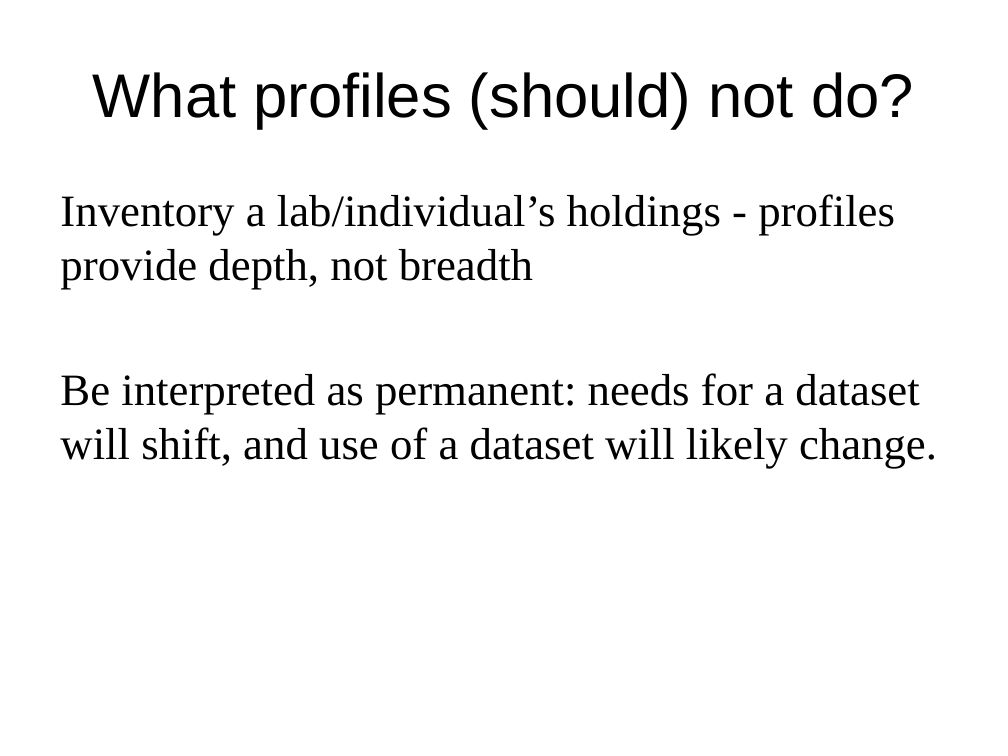
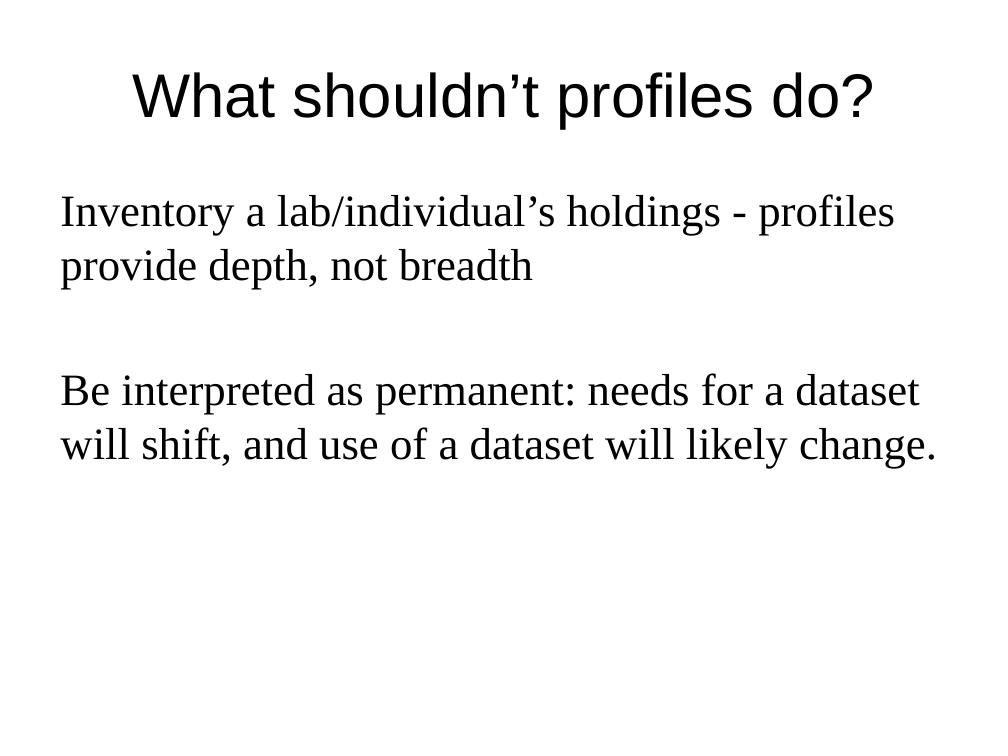
Before and after one commit to DataCurationWorkshop/HongKongCurationWorkshop, a slide deck: slide 6 of Day_1/Lab/Day_1_Lab_DCToolkit.pptx. Drawn at 1008x756 pixels with LibreOffice and Linux fonts; fonts in the diff are those of the drawing; background and template pictures are left out. Boxes give left, top, right and bottom in pixels: in the first picture for what was removed or moved away, otherwise in the second. Text is boxed around its words. In the diff, an @@ line names an element or a change of style, - is before the commit and + after.

```diff
--- a/Day_1/Lab/Day_1_Lab_DCToolkit.pptx
+++ b/Day_1/Lab/Day_1_Lab_DCToolkit.pptx
@@ title at box(132, 72, 875, 129): text changed @@
-What profiles (should) not do?
+What shouldn’t profiles do?
```
Also in this commit, not shown: 1 other slide changed, 1 slide added.
